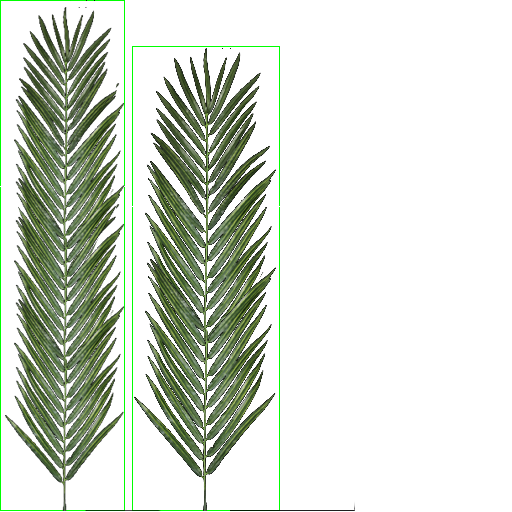
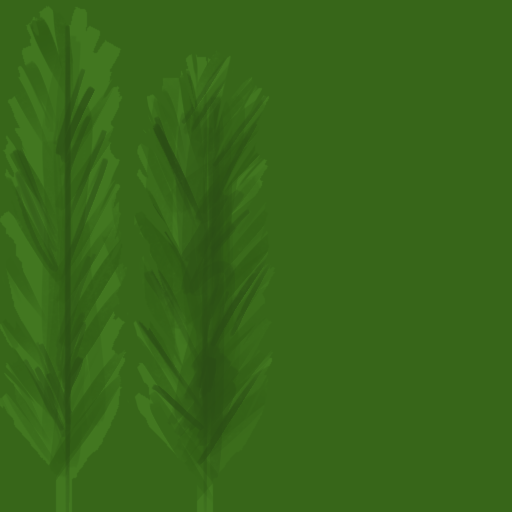
Before/after of a 512px x 512px layered artwork. What changed in the layer stack:
added layer "Vrstva 4" above "Vrstva 4 kopie" over [0, 0, 314, 512]
added layer "Vrstva 4 kopie" above "Vrstva 3" over [0, 5, 276, 512]
hid "Vrstva 2" over [5, 7, 161, 511]
hid "Vrstva 1 kopie" over [70, 0, 355, 511]
hid "Vrstva 0" over [0, 0, 280, 511]
added layer "Vrstva 5" over [0, 0, 512, 512]
